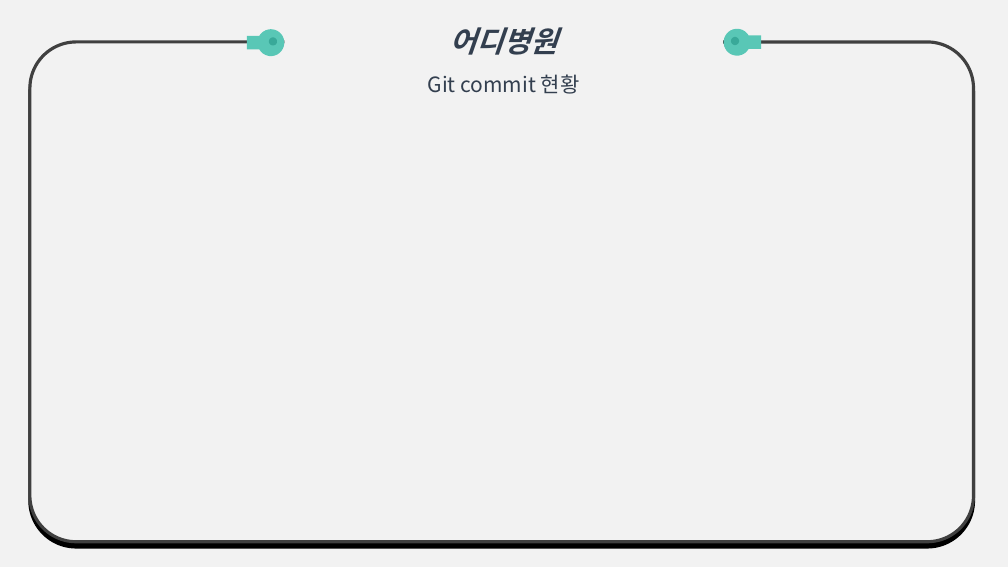
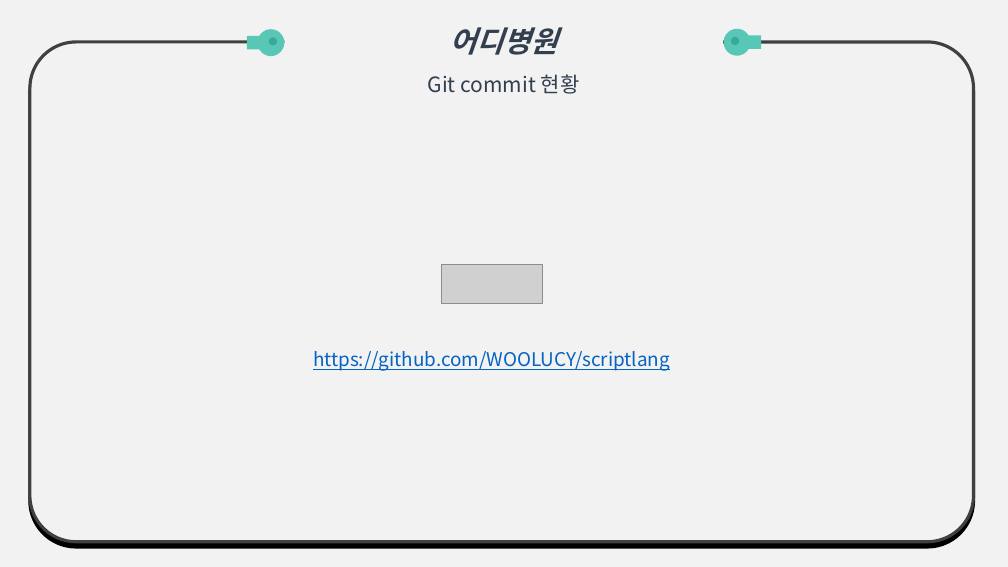
Before and after one commit to WOOLUCY/scriptlang, a slide deck: slide 8 of TermProject/Presentation/02/InterimPT(1).pptx. Drawn at 1008x567 pixels with LibreOffice and Linux fonts; fonts in the diff are those of the drawing; grey boxes stand for pictures. Boxes give left, top, right and bottom in pixels: in the first picture for what was removed or moved away, otherwise in the second. Text is boxed around its words. In the diff, an @@ line names an element or a change of style, - is before the commit and + after.

```diff
--- a/TermProject/Presentation/02/InterimPT(1).pptx
+++ b/TermProject/Presentation/02/InterimPT(1).pptx
@@ picture added at <box>442,265,542,304</box> @@
@@ text added at <box>313,351,670,371</box>, 18 pt, text #0563C1, underline @@
+https://github.com/WOOLUCY/scriptlang
```
Also in this commit, not shown: 4 other slides changed, 5 other files.
